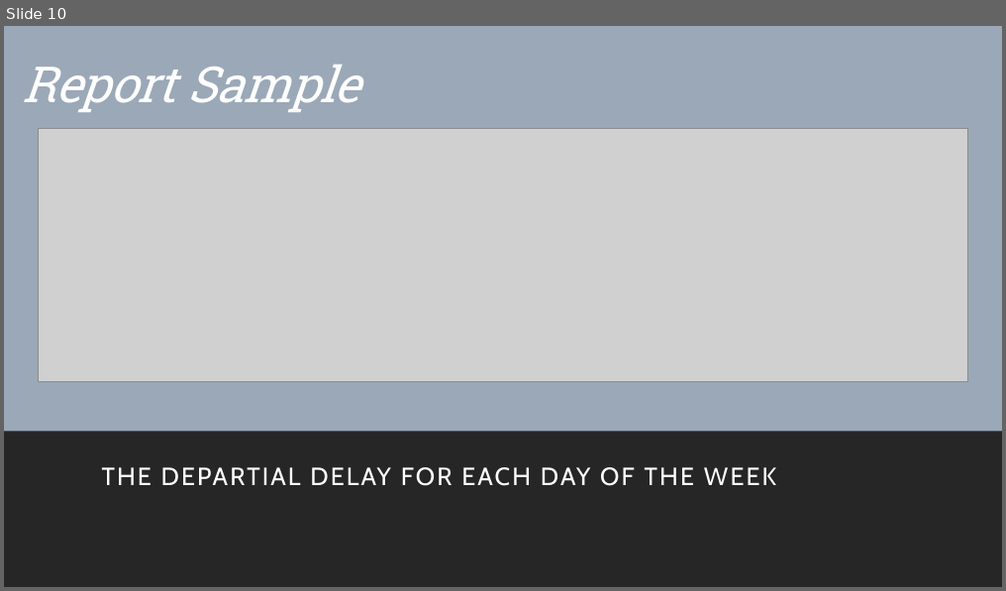
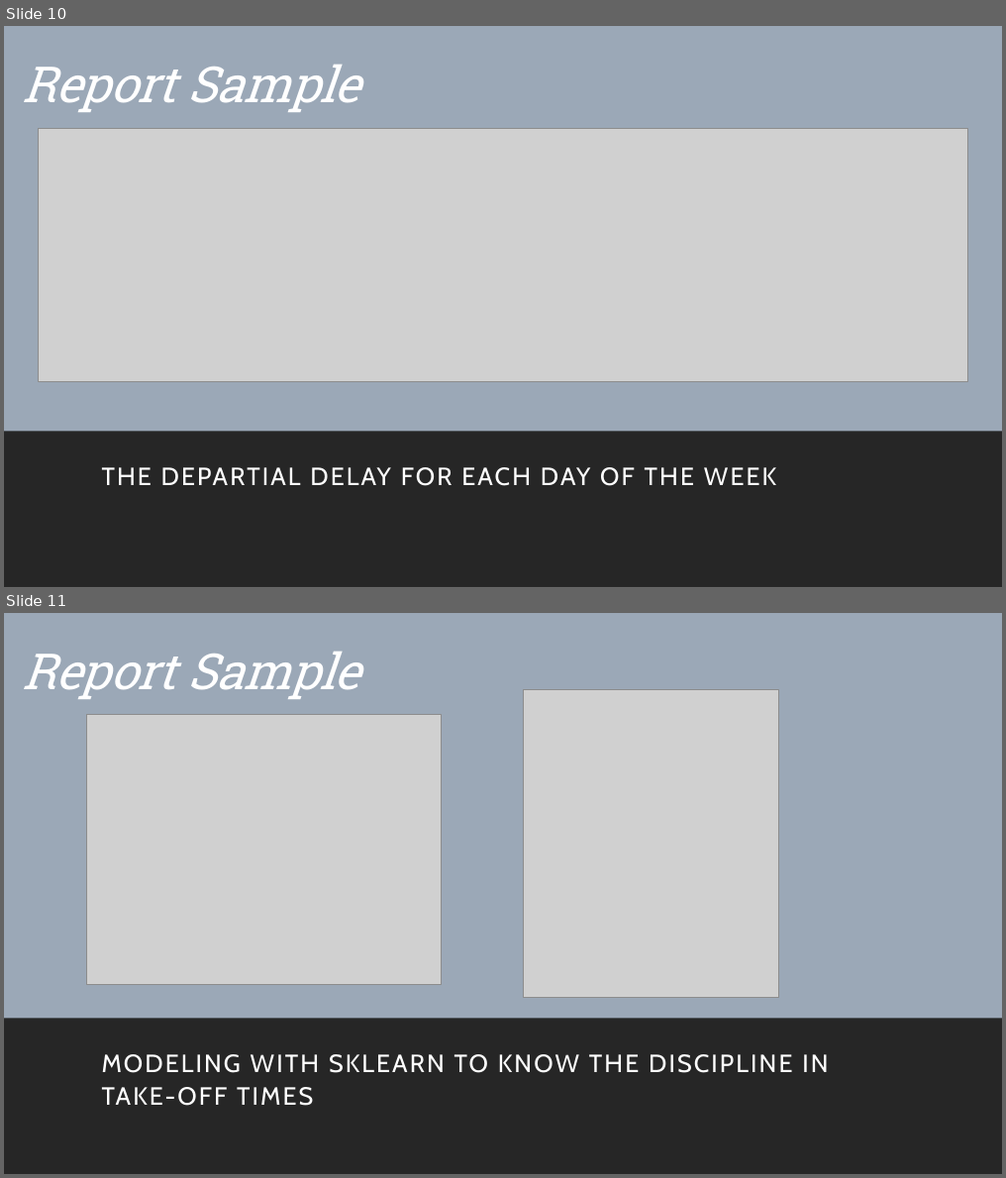
Before and after one commit to NawafNazer/Data_Science, a slide deck: Presentation.pptx. Shown one above the other, each under a label of ours: slide 10 before the commit, slides 10 and 11 after it. The pictures are 1006x591 and 1006x1178 pixels, drawn with LibreOffice and Linux fonts; fonts in the diff are those of the drawing; grey boxes stand for pictures. Boxes give left, top, right and bottom in pixels: in the first picture for what was removed or moved away, otherwise in the second. Text is boxed around its words. In the diff, an @@ line names an element or a change of style, - is before the commit and + after.

```diff
--- a/Presentation.pptx
+++ b/Presentation.pptx
@@ slide 11 added at [4, 613, 1002, 1174], background #FFFFFF; not listed: 1 template element that a slide beside it also shows @@
@@ rectangle added at [4, 613, 1002, 1174], fill #9BA8B7 @@
@@ title added at [22, 652, 360, 699], 48 pt, text #FFFFFF, italic @@
+Report Sample
@@ picture added at [524, 689, 779, 997] @@
@@ picture added at [87, 714, 442, 984] @@
@@ rectangle added at [4, 1019, 1002, 1174], fill #262626 @@
@@ subtitle added at [102, 1055, 828, 1106], 24 pt, text #FFFFFF @@
+MODELING WITH SKLEARN TO KNOW THE DISCIPLINE IN TAKE-OFF TIMES
```
Also in this commit, not shown: 7 other files.
